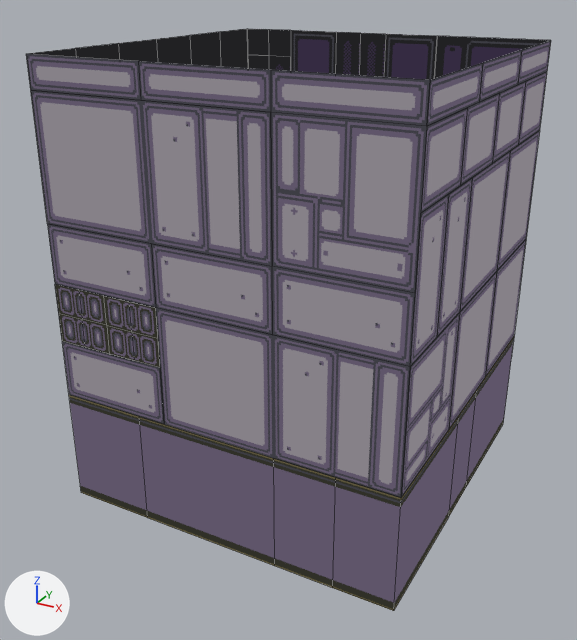
The Blender file Assets/ImportedAssets/StationAssets/NEWSTATIONASSETS/MainHall/MainHallDeccal/MainHallDEccalModel/WallToBlockThings.blend as it was, and as the next commit left it.
One viewpoint serves both versions: a 50 mm lens placed at (3.0, -12.65, 6.6), pointed at (-3.15, -1.46, 1.01). The axes (+X, +Y, +Z) are drawn at lower left. The lights are the same throughout. Mesh edges are drawn as thin lines.

Before the edit, the objects in view are built like this:
```python
me_cube = bpy.data.meshes.new('Cube')
me_cube.from_pydata(...)  # 301 vertices, 163 faces; spans x -6.0..0.0, y -4.0..2.0, z -2.0..5.5
me_cube.materials.append(mat_corridortospaceport)
ob_cube = bpy.data.objects.new('Cube', me_cube)
ob_cube.location = (0.0, 0.0, 0.0)
```
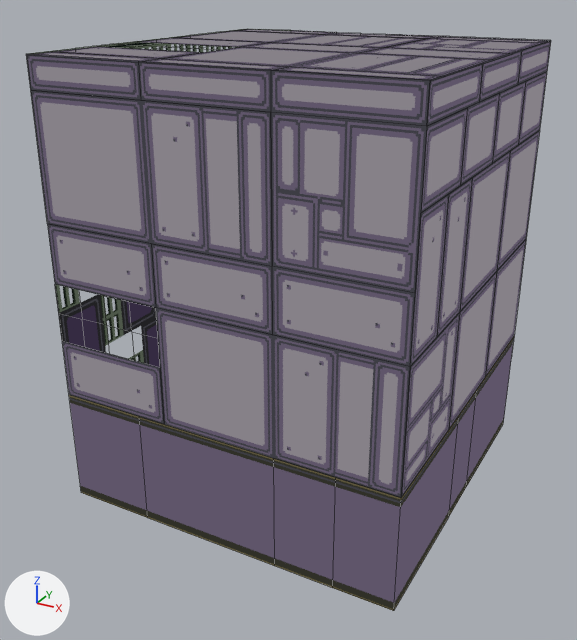
What changed in the scene script:
```text
Add img_corridornewfloor_png:
    img_corridornewfloor_png = load_image('CorridorNewFloor.png', '../../MainHallStructures/MainHallStructureTextures/CorridorNewFloor.png', 480, 352, 'sRGB')
Add mat_corridornewfloor:
    mat_corridornewfloor = bpy.data.materials.new('CorridorNewFloor')
    # uses the picture img_corridornewfloor_png
Change me_cube:
    used by ob_cube; location = (0.0, 0.0, 0.0)
    remove me_cube.from_pydata(...)  # 301 vertices, 163 faces; spans x -6.0..0.0, y -4.0..2.0, z -2.0..5.5
    add me_cube.from_pydata(...)  # 348 vertices, 184 faces; spans x -6.0..0.0, y -4.0..2.0, z -2.0..5.5
    me_cube part 1: a new loose piece of 31 vertices spanning x -6.0..0.0, y -3.5..2.0, z 5.49, in mat_corridornewfloor
    me_cube part 2
    163 faces are deleted
    16 vertices are added at x -6.0..0.0, y -3.99..1.5, z 5.49
    168 new faces join them
    me_cube part 3: 163 faces spanning x -6.0..0.0, y -4.0..2.0, z -2.0..5.5 switch from mat_corridortospaceport to mat_corridornewfloor
```

Boxes [x1, y1, x2, y2] around the edits, measured in the pictures (577 x 640 px; the box of a moved part takes in the faces that stretch with it):
part 1 of me_cube, added: after [55, 29, 547, 60]
part 2 of me_cube, moved or reshaped (not visible before): after [37, 31, 489, 80]
part 3 of me_cube, recoloured: [30, 29, 551, 369] in both
